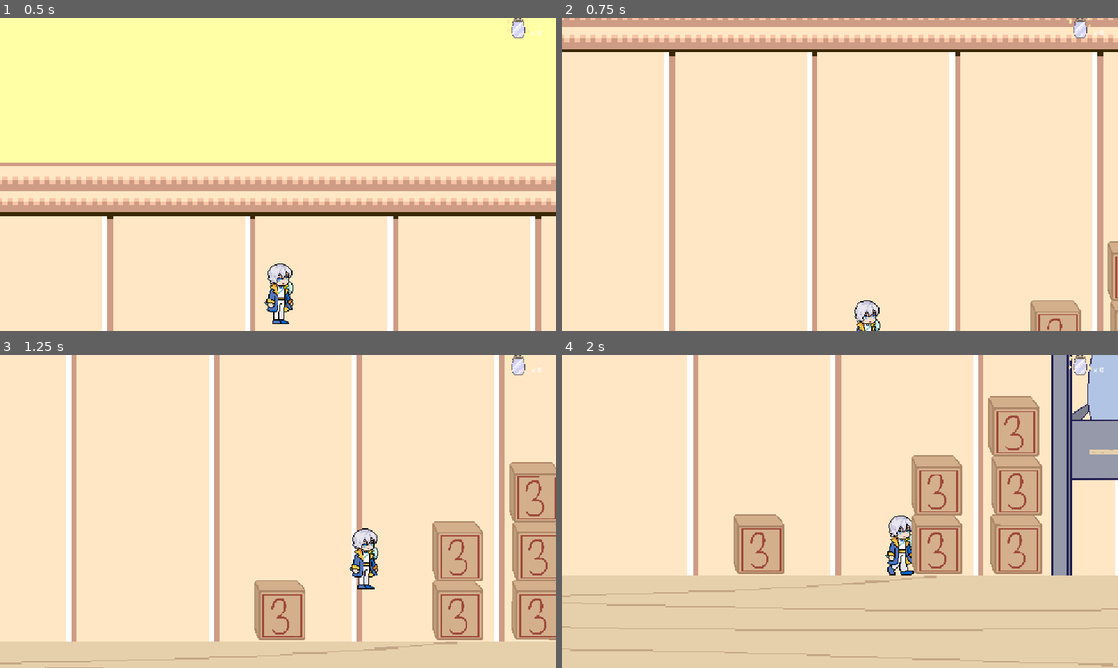
Above: before the commit, frames 1-4 (two rows, left to right).
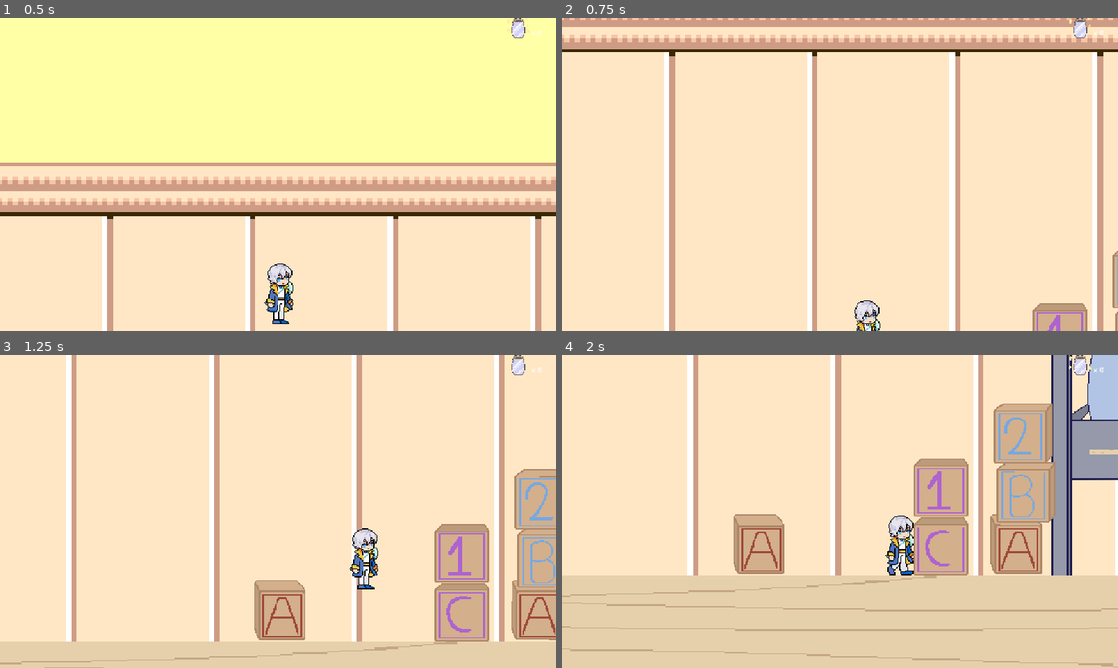
Above: after the commit, the same moments.

Repository: 0xShawnAdams/JarofPaperStarlight
Game: Godot game, scene res://Scenes/Levels/TestLevel3.tscn
Two runs of this game, one before a commit and one after it. Both use one fixed random seed, a clock stepped at 60 frames per second and the inputs below. This scene is started directly instead of the project's main scene.
Inputs:
- Up to frame 1 (0.5 s): no input
- Up to frame 2 (0.75 s): hold Right (move_right) from 0.53 s (still down); tap Z (z) at 0.6 s
- Up to frame 3 (1.25 s): keep holding Right (move_right); tap Up (move_up) at 0.77 s
- Up to frame 4 (2 s): keep holding Right (move_right); tap Z (z) at 1.35 s; tap Up (move_up) at 1.52 s

Frame 1 is identical in both runs. In frame 2, 0.9% of the frame differs, in the area x 84-100%, y 71-100%; in frame 3, 4.0%; in frame 4, 5.2%, in the area x 32-89%, y 13-71%.

Commit message:
more level tweaks

Diff:
--- a/jarofpaperstarlight/Scenes/Levels/TestLevel2.tscn
+++ b/jarofpaperstarlight/Scenes/Levels/TestLevel2.tscn
@@ -15,6 +15,7 @@
 [ext_resource type="Texture2D" uid="uid://c7cg8imafqssp" path="res://Art/background/IMG_0430.png" id="12_xhbyj"]
 [ext_resource type="PackedScene" uid="uid://cfe4d6jbhxrfd" path="res://Scenes/WoodBlock1.tscn" id="13_8dbpo"]
 [ext_resource type="PackedScene" uid="uid://d3aqqp2pmf8nk" path="res://Scenes/blocker.tscn" id="14_f1oxt"]
+[ext_resource type="Texture2D" uid="uid://by4dgjrem7g2r" path="res://Art/background/IMG_0428.png" id="15_3jove"]
 [ext_resource type="PackedScene" uid="uid://1gwnh1a655jl" path="res://Scenes/Switch.tscn" id="15_c5omb"]
 [ext_resource type="PackedScene" uid="uid://dtto7stjddcbe" path="res://Scenes/level_ender.tscn" id="16_goqlq"]
 
@@ -40,7 +41,7 @@
 texture = ExtResource("2_almqe")
 
 [node name="PaperStar" parent="." instance=ExtResource("3_xhbyj")]
-position = Vector2(715, 680)
+position = Vector2(716, 680)
 
 [node name="Player" parent="." instance=ExtResource("4_8dbpo")]
 position = Vector2(70, 48)
@@ -133,6 +134,7 @@
 
 [node name="RigidBody2D" parent="." instance=ExtResource("13_8dbpo")]
 position = Vector2(705, 26)
+texture = ExtResource("15_3jove")
 
 [node name="BLOCKER" parent="." instance=ExtResource("14_f1oxt")]
 position = Vector2(2571, 799)
--- a/jarofpaperstarlight/Scenes/Levels/TestLevel3.tscn
+++ b/jarofpaperstarlight/Scenes/Levels/TestLevel3.tscn
@@ -16,8 +16,12 @@
 [ext_resource type="PackedScene" uid="uid://cfe4d6jbhxrfd" path="res://Scenes/WoodBlock1.tscn" id="14_r4x2o"]
 [ext_resource type="Texture2D" uid="uid://by4dgjrem7g2r" path="res://Art/background/IMG_0428.png" id="15_gslrh"]
 [ext_resource type="PackedScene" uid="uid://d3aqqp2pmf8nk" path="res://Scenes/blocker.tscn" id="15_miunl"]
+[ext_resource type="Texture2D" uid="uid://c5a8ytc700oon" path="res://Art/background/IMG_0425.png" id="16_gy2np"]
 [ext_resource type="PackedScene" uid="uid://1gwnh1a655jl" path="res://Scenes/Switch.tscn" id="16_mim6f"]
+[ext_resource type="Texture2D" uid="uid://ducl44u1qkr4d" path="res://Art/background/IMG_0426.png" id="16_sjxme"]
 [ext_resource type="PackedScene" uid="uid://dtto7stjddcbe" path="res://Scenes/level_ender.tscn" id="17_qydsq"]
+[ext_resource type="Texture2D" uid="uid://htqv0i44ncod" path="res://Art/background/IMG_0424.png" id="18_spfkq"]
+[ext_resource type="Texture2D" uid="uid://3egq7stlrwrx" path="res://Art/background/IMG_0427.png" id="19_q48t4"]
 
 [sub_resource type="ImageTexture" id="ImageTexture_ytf4i"]
 
@@ -122,10 +126,11 @@
 
 [node name="RigidBody2D" parent="." instance=ExtResource("14_r4x2o")]
 position = Vector2(-258, 816)
+texture = ExtResource("15_gslrh")
 
 [node name="RigidBody2D2" parent="." instance=ExtResource("14_r4x2o")]
 position = Vector2(-423, 817)
-texture = ExtResource("15_gslrh")
+texture = ExtResource("16_sjxme")
 
 [node name="RigidBody2D6" parent="." instance=ExtResource("14_r4x2o")]
 position = Vector2(-791, 817)
@@ -133,13 +138,15 @@
 
 [node name="RigidBody2D5" parent="." instance=ExtResource("14_r4x2o")]
 position = Vector2(-423, 581)
-texture = ExtResource("15_gslrh")
+texture = ExtResource("16_gy2np")
 
 [node name="RigidBody2D3" parent="." instance=ExtResource("14_r4x2o")]
 position = Vector2(-263, 452)
+texture = ExtResource("18_spfkq")
 
 [node name="RigidBody2D4" parent="." instance=ExtResource("14_r4x2o")]
 position = Vector2(-257, 602)
+texture = ExtResource("19_q48t4")
 
 [node name="BLOCKER" parent="." instance=ExtResource("15_miunl")]
 position = Vector2(2571, 799)
--- a/jarofpaperstarlight/Scenes/WoodBlock.gd
+++ b/jarofpaperstarlight/Scenes/WoodBlock.gd
@@ -9,6 +9,7 @@
 	# Connect signals from the POV area
 	$POV.body_entered.connect(_on_body_entered)
 	$POV.body_exited.connect(_on_body_exited)
+	$Sprite2D.texture = texture
 
 func _on_body_exited(body):
 	if body.name == "Player":
Not shown: 1 places in jarofpaperstarlight/Scenes/Levels/TestLevel2.tscn that only renumber resources
Not shown: 1 places in jarofpaperstarlight/Scenes/Levels/TestLevel3.tscn that only renumber resources
